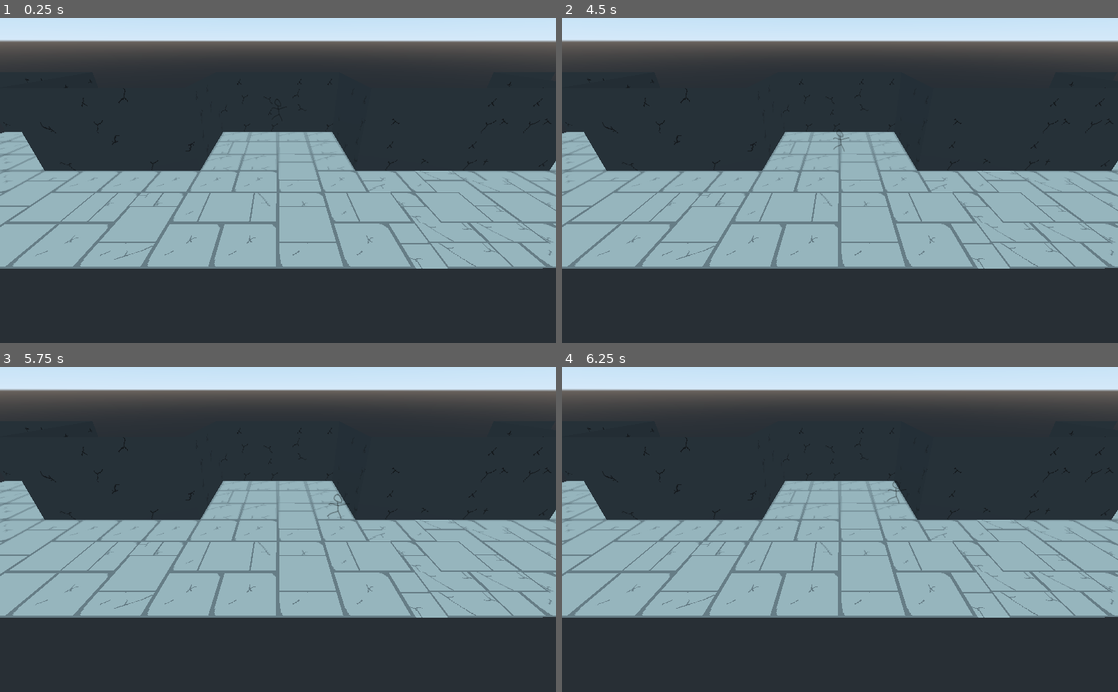
Above: before the commit, frames 1-4 (two rows, left to right).
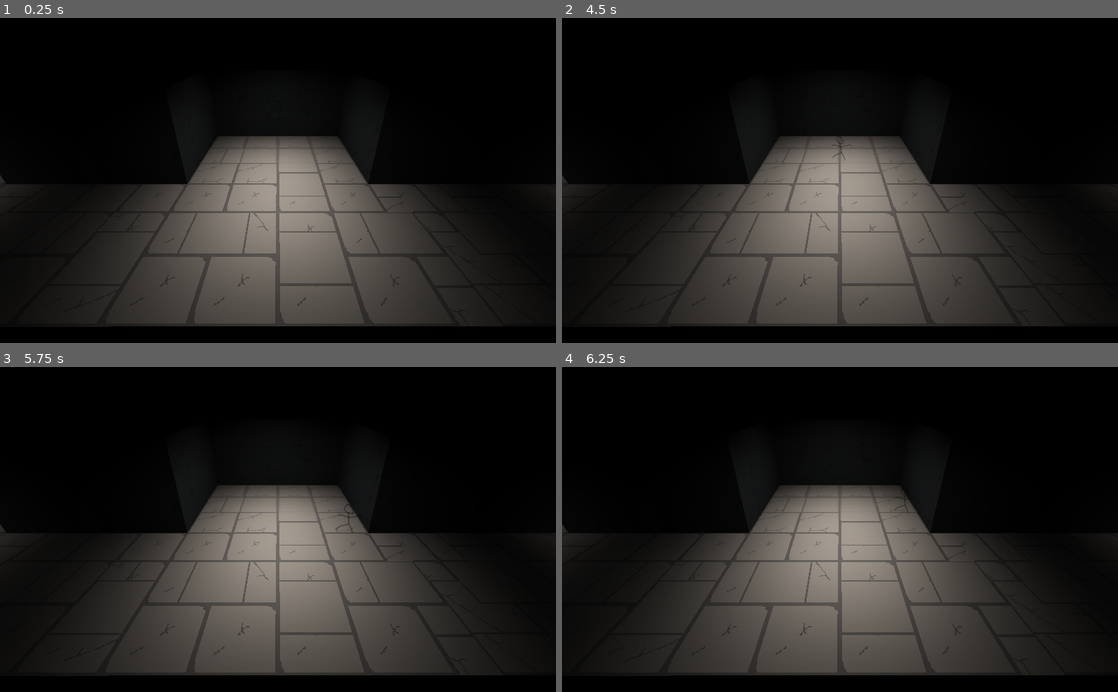
Above: after the commit, the same moments.

Repository: JeffKazuk/Ludum45
Game: Godot game, scene res://scene1.tscn
Same seed, same stepped clock (60 frames per second), same inputs: the game is played once before the commit and once after it. This scene is started directly instead of the project's main scene.
Inputs:
- Up to frame 1 (0.25 s): no input
- Up to frame 2 (4.5 s): tap Enter at 0.5, 2, 3.5 s; hold D (strafe_right) 0.53-1.28 s; tap Space at 1.25, 2.75 s; hold S (move_back) 1.28-2.03 s; hold D (strafe_right) 2.03-2.78 s; hold W (move_forward) 2.78-3.53 s; hold A (strafe_left) from 3.53 s (still down)
- Up to frame 3 (5.75 s): release A (strafe_left) at 5.03 s; hold S (move_back) from 5.03 s (still down)
- Up to frame 4 (6.25 s): release S (move_back) at 5.78 s; hold D (strafe_right) from 5.78 s (still down)

The runs differ from the first frame. In frame 1, 94% of the frame differs, in the area x 0-100%, y 0-100%; in frame 2, 94%; in frame 3, 94%; in frame 4, 94%.

Commit message:
made first scene in game

Diff:
--- a/scene1.tscn
+++ b/scene1.tscn
@@ -1,14 +1,38 @@
-[gd_scene load_steps=3 format=2]
+[gd_scene load_steps=4 format=2]
 
 [ext_resource path="res://prisonscene.tscn" type="PackedScene" id=1]
 [ext_resource path="res://characters/player/Player.tscn" type="PackedScene" id=2]
 
+[sub_resource type="Environment" id=1]
+background_mode = 1
+
 [node name="Spatial" type="Spatial"]
 
 [node name="Camera" type="Camera" parent="."]
-transform = Transform( -0.000872833, 0.514946, -0.857222, 0.000524323, 0.857222, 0.514946, 1, 5.82077e-11, -0.00101821, -7.51535, 5.72753, 0 )
+transform = Transform( -0.000872833, 0.514946, -0.857222, 0.000524323, 0.857222, 0.514946, 1, 6.11181e-10, -0.00101821, -5.73972, 5.41924, 0 )
+environment = SubResource( 1 )
 
 [node name="Scene Root" parent="." instance=ExtResource( 1 )]
 
 [node name="Player" parent="." instance=ExtResource( 2 )]
 transform = Transform( -0.386657, 0, -0.922223, 0, 1, 0, 0.922223, 0, -0.386657, 6.09225, 2.73003, 0 )
+
+[node name="SpotLight" type="SpotLight" parent="."]
+transform = Transform( 1, 0, 0, 0, -4.37114e-08, 1, 0, -1, -4.37114e-08, 0, 6.15662, 0 )
+spot_range = 11.5
+spot_angle = 65.9841
+
+[node name="SpotLight3" type="SpotLight" parent="."]
+transform = Transform( 1, 0, 0, 0, -4.37114e-08, 1, 0, -1, -4.37114e-08, 0, 6.15662, -16 )
+spot_range = 11.5
+spot_angle = 65.9841
+
+[node name="SpotLight4" type="SpotLight" parent="."]
+transform = Transform( 1, 0, 0, 0, -4.37114e-08, 1, 0, -1, -4.37114e-08, 0, 6.15662, 17 )
+spot_range = 11.5
+spot_angle = 65.9841
+
+[node name="SpotLight2" type="SpotLight" parent="."]
+transform = Transform( 1, 0, 0, 0, -4.37114e-08, 1, 0, -1, -4.37114e-08, 5, 6.15662, 0 )
+spot_range = 11.5
+spot_angle = 65.9841
